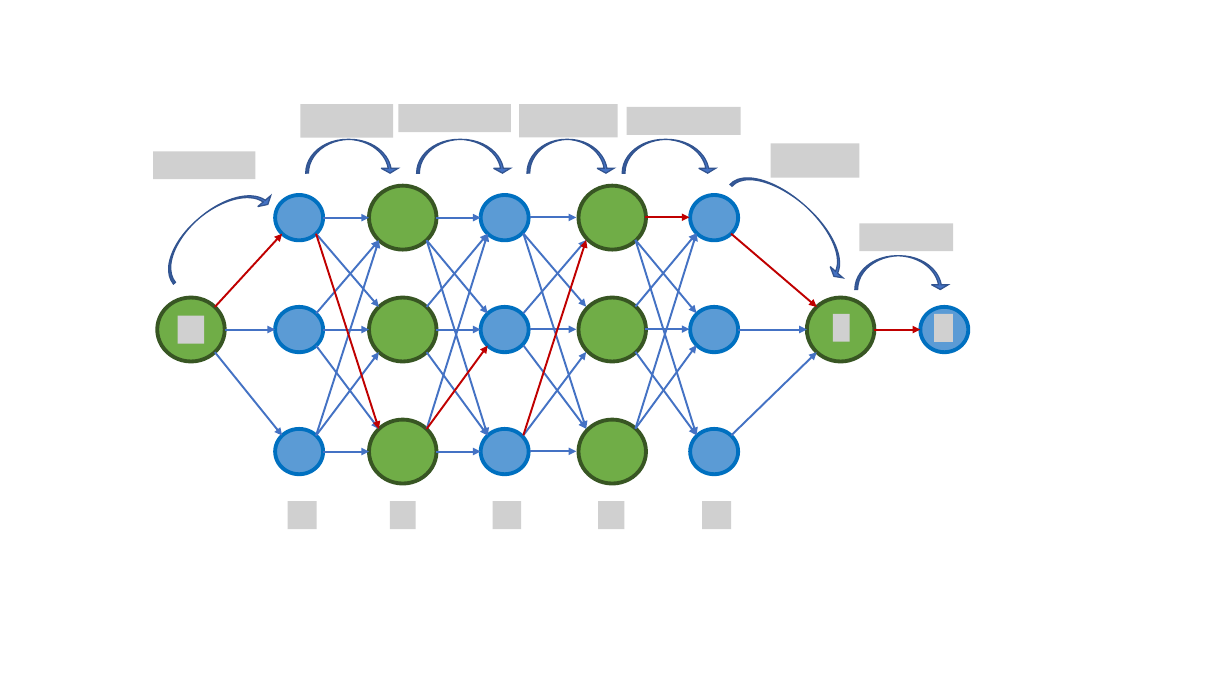
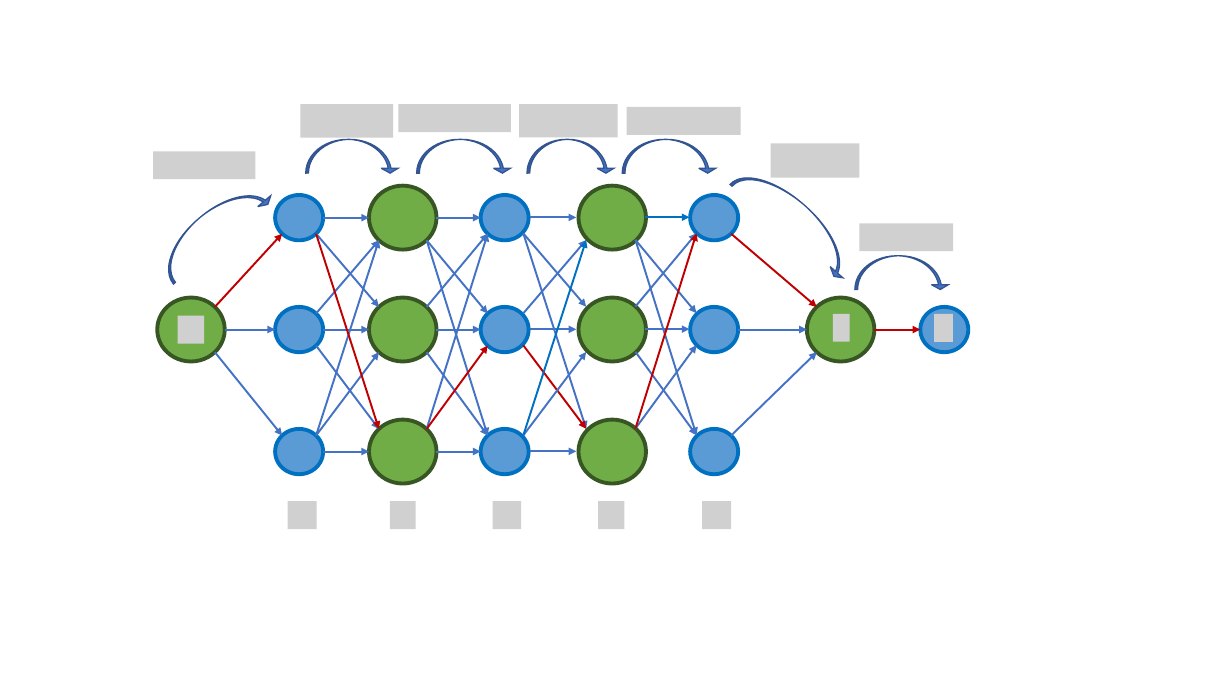
Before and after one commit to SebastianScherer88/intro_to_rl_theory, a slide deck: slide 1 of graphics/control_law_trajectories.pptx. Drawn at 1232x693 pixels with LibreOffice and Linux fonts; fonts in the diff are those of the drawing; grey boxes stand for pictures. Boxes give left, top, right and bottom in pixels: in the first picture for what was removed or moved away, otherwise in the second. Text is boxed around its words. In the diff, an @@ line names an element or a change of style, - is before the commit and + after.

```diff
--- a/graphics/control_law_trajectories.pptx
+++ b/graphics/control_law_trajectories.pptx
@@ arrow (636, 429) - (697, 233): stroke #4472C4 1.5 pt to #C00000 1.5 pt @@
@@ arrow (645, 217) - (689, 217): stroke #C00000 1.5 pt to #0070C0 1.5 pt @@
@@ arrow (523, 435) - (586, 240): stroke #C00000 1.5 pt to #0070C0 1.5 pt @@
@@ arrow (523, 346) - (586, 429): stroke #4472C4 1.5 pt to #C00000 1.5 pt @@
```
Also in this commit, not shown: 2 other files.
